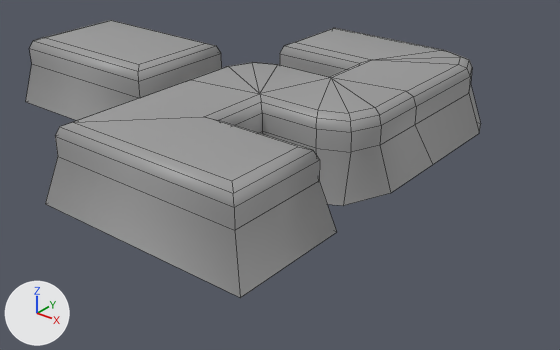
Before and after pictures for a commit that changed the FBX model Assets/- Asset Store/Custom/Numbers/Number_Minus2.fbx.
The view is the same before and after, from a camera (50 mm lens) standing at (0.447, -0.454, 0.299) and looking at (0.079, 0.005, 0.015). The lights are fixed; the arrows at lower left show +X, +Y and +Z. Mesh edges are drawn as thin lines. Where no turn or scale is listed for an object, it has been applied to the vertices.

The first picture shows 'Number_Minus2'.
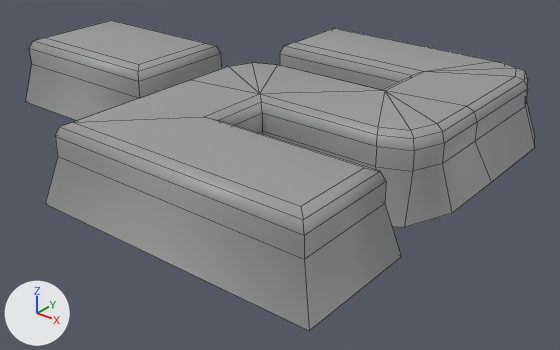
The newer file is also turned or shifted as a whole; pictures and numbers use the older file's frame.

The edits, one by one:
me_cube_002 is used by ob_number_minus2; location (0.0, 0.0, 0.0).
me_cube_002 had 120 vertices, 111 faces and spanned x -0.183..0.193, y -0.174..0.173, z 0.037..0.1.
me_cube_002 now has 120 vertices, 111 faces and spans x -0.183..0.243, y -0.174..0.173, z 0.037..0.1.
me_cube_002 part 1: 55 of the vertices in x 0.088..0.193, y -0.174..0.173, z 0.037..0.1 are moved by (0.05, 0.0, 0.0).

What differs and where, as boxes (x1, y1, x2, y2) in the pictures (560 x 350 px; the box of a moved part takes in the faces that stretch with it):
'Number_Minus2', reshaped (12% wider, 11% taller)
    before: (26, 20, 481, 298)
    after: (26, 20, 535, 330)
part 1 of me_cube_002, moved or reshaped
    before: (166, 32, 481, 298)
    after: (166, 32, 535, 330)
